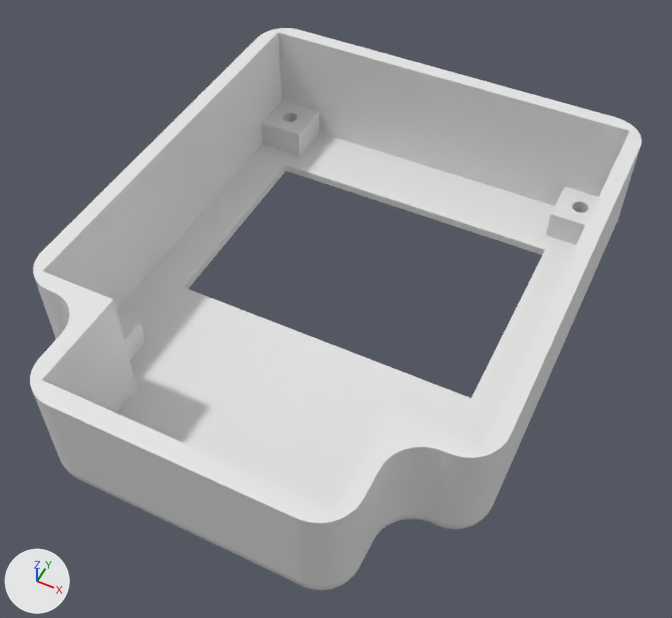
Before and after pictures for a commit that changed the Blender file 3dcase/source/obc_case_top.blend.
The view is the same before and after, from a camera (50 mm lens) standing at (54.3, -44.5, 81.0) and looking at (23.9, 16.1, 5.1). Every picture has the same lights, and +X, +Y and +Z are marked at lower left.

The first picture shows 'Vert'.
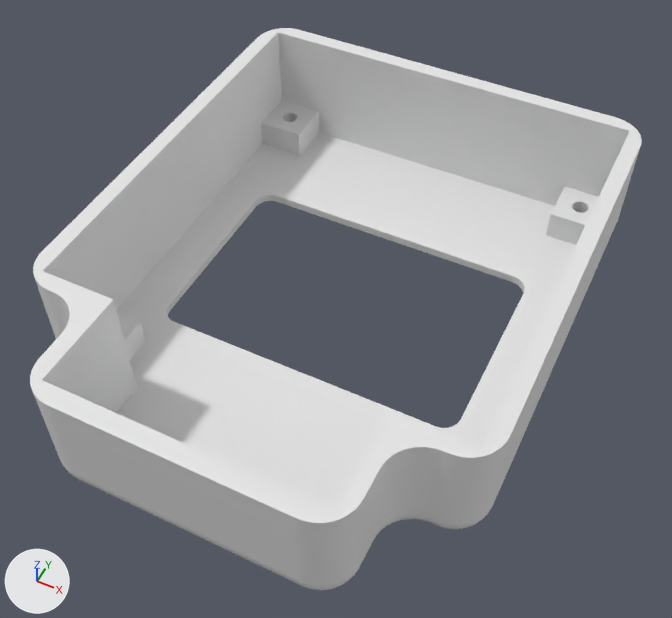
Where the change shows, as pixel boxes [x1, y1, x2, y2] in the pictures (672 x 618 px; the box of a moved part takes in the faces that stretch with it):
```json
{"part": 1, "of": "me_vert", "change": "moved or reshaped", "before": [205, 133, 576, 328], "after": [204, 133, 576, 355]}
{"part": 2, "of": "me_vert", "change": "moved or reshaped", "before": [116, 165, 537, 509], "after": [116, 196, 530, 509]}
```

Edits to the scene script, one JSON object a line:
```json
{"block": "me_vert", "where": "me_vert.from_pydata(...)  # 336 vertices, 180 faces; spans x -2.0..47.5, y -13.0..49.5, z 0.0..15.0"}
{"block": "me_vert", "where": "# used by ob_vert; location = (0.0, 0.0, 0.0)"}
{"block": "me_vert", "change": "me_vert part 1: all 8 vertices in x 4.7..40.8, y 27.0..39.5, z 0.0..1.0 are moved by (0.0, -6.0, 0.0)"}
{"block": "me_vert", "change": "me_vert part 2: all 4 vertices in x 4.7..40.8, y 14.5, z 0.0..1.0 are moved by (0.0, -5.0, 0.0)"}
```
